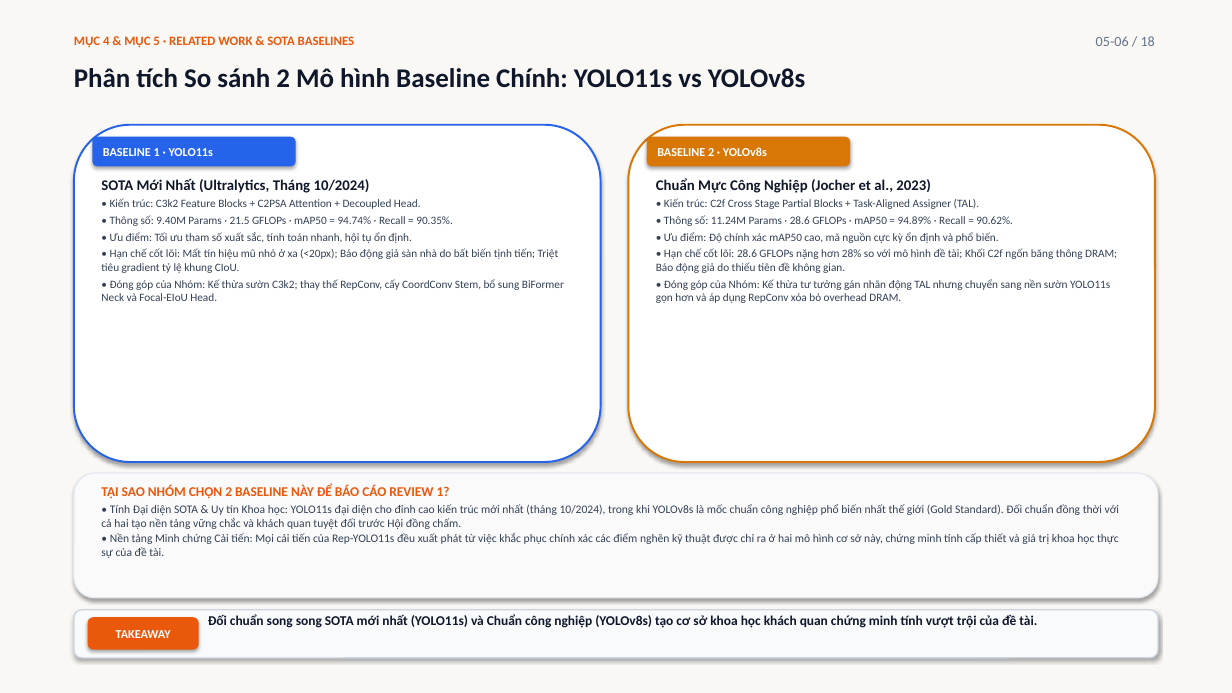
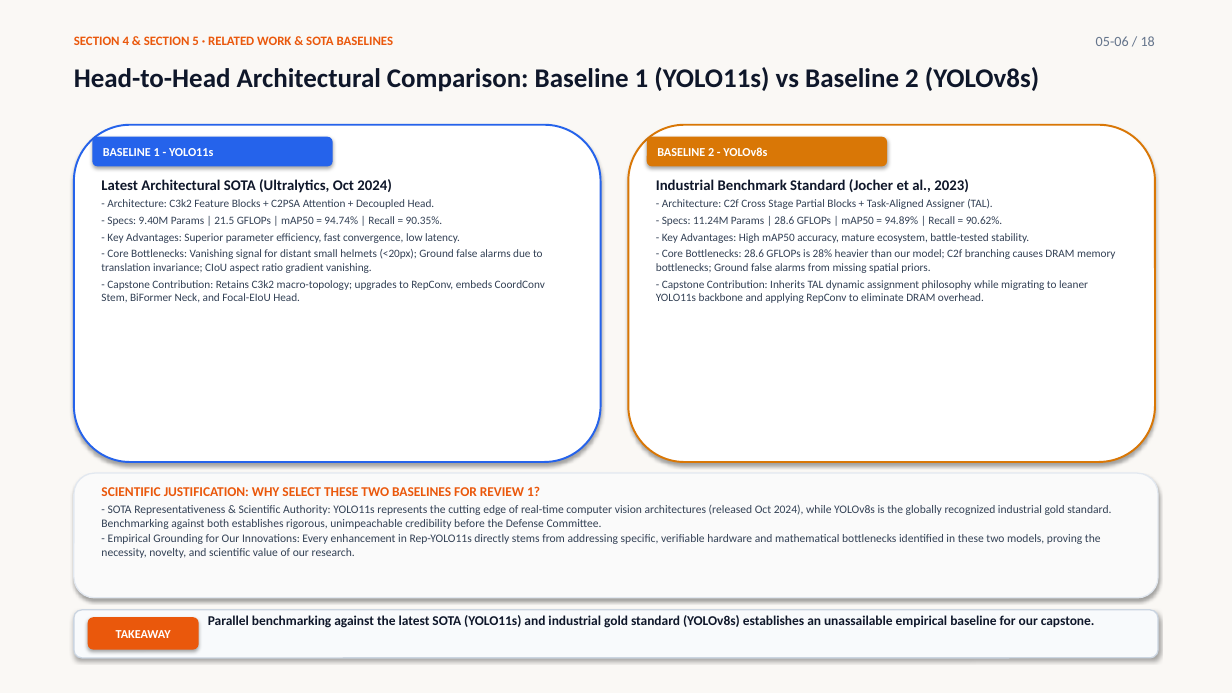
Before and after one commit to hannhu11/AI-Capstone---Rep-YOLOv11-CoordConv-BiFormer-Focal-EIoU, a slide deck: slide 31 of review_1_main/Capstone_Review_1_All_In_One_Master.pptx. Drawn at 1232x693 pixels with LibreOffice and Linux fonts; fonts in the diff are those of the drawing. Boxes give left, top, right and bottom in pixels: in the first picture for what was removed or moved away, otherwise in the second. Text is boxed around its words. In the diff, an @@ line names an element or a change of style, - is before the commit and + after.

```diff
--- a/review_1_main/Capstone_Review_1_All_In_One_Master.pptx
+++ b/review_1_main/Capstone_Review_1_All_In_One_Master.pptx
@@ text at [74, 36, 393, 45]: text changed @@
-MỤC 4 & MỤC 5 · RELATED WORK & SOTA BASELINES
+SECTION 4 & SECTION 5 · RELATED WORK & SOTA BASELINES
@@ text at [74, 67, 1039, 92]: text changed @@
-Phân tích So sánh 2 Mô hình Baseline Chính: YOLO11s vs YOLOv8s
+Head-to-Head Architectural Comparison: Baseline 1 (YOLO11s) vs Baseline 2 (YOLOv8s)
@@ rounded rectangle "BASELINE 1 - YOLO11s": place and size @@
-rounded rectangle "BASELINE 1 - YOLO11s" at [92, 137, 296, 166]
+rounded rectangle "BASELINE 1 - YOLO11s" at [92, 137, 333, 166]
@@ text in rounded rectangle at [103, 148, 213, 156]: text changed @@
-BASELINE 1 · YOLO11s
+BASELINE 1 - YOLO11s
@@ rounded rectangle "BASELINE 2 - YOLOv8s": place and size @@
-rounded rectangle "BASELINE 2 - YOLOv8s" at [647, 137, 850, 166]
+rounded rectangle "BASELINE 2 - YOLOv8s" at [647, 137, 887, 166]
@@ text in rounded rectangle at [657, 147, 767, 156]: text changed @@
-BASELINE 2 · YOLOv8s
+BASELINE 2 - YOLOv8s
@@ text at [101, 179, 545, 302]: text changed @@
-SOTA Mới Nhất (Ultralytics, Tháng 10/2024)
-• Kiến trúc: C3k2 Feature Blocks + C2PSA Attention + Decoupled Head.
-• Thông số: 9.40M Params · 21.5 GFLOPs · mAP50 = 94.74% · Recall = 90.35%.
-• Ưu điểm: Tối ưu tham số xuất sắc, tính toán nhanh, hội tụ ổn định.
-• Hạn chế cốt lõi: Mất tín hiệu mũ nhỏ ở xa (<20px); Báo động giả sàn nhà do bất biến tịnh tiến; Triệt tiêu gradient tỷ lệ khung CIoU.
-• Đóng góp của Nhóm: Kế thừa sườn C3k2; thay thế RepConv, cấy CoordConv Stem, bổ sung BiFormer Neck và Focal-EIoU Head.
+Latest Architectural SOTA (Ultralytics, Oct 2024)
+- Architecture: C3k2 Feature Blocks + C2PSA Attention + Decoupled Head.
+- Specs: 9.40M Params | 21.5 GFLOPs | mAP50 = 94.74% | Recall = 90.35%.
+- Key Advantages: Superior parameter efficiency, fast convergence, low latency.
+- Core Bottlenecks: Vanishing signal for distant small helmets (<20px); Ground false alarms due to translation invariance; CIoU aspect ratio gradient vanishing.
+- Capstone Contribution: Retains C3k2 macro-topology; upgrades to RepConv, embeds CoordConv Stem, BiFormer Neck, and Focal-EIoU Head.
@@ text at [656, 179, 1115, 303]: text changed @@
-Chuẩn Mực Công Nghiệp (Jocher et al., 2023)
-• Kiến trúc: C2f Cross Stage Partial Blocks + Task-Aligned Assigner (TAL).
-• Thông số: 11.24M Params · 28.6 GFLOPs · mAP50 = 94.89% · Recall = 90.62%.
-• Ưu điểm: Độ chính xác mAP50 cao, mã nguồn cực kỳ ổn định và phổ biến.
-• Hạn chế cốt lõi: 28.6 GFLOPs nặng hơn 28% so với mô hình đề tài; Khối C2f ngốn băng thông DRAM; Báo động giả do thiếu tiên đề không gian.
-• Đóng góp của Nhóm: Kế thừa tư tưởng gán nhãn động TAL nhưng chuyển sang nền sườn YOLO11s gọn hơn và áp dụng RepConv xóa bỏ overhead DRAM.
+Industrial Benchmark Standard (Jocher et al., 2023)
+- Architecture: C2f Cross Stage Partial Blocks + Task-Aligned Assigner (TAL).
+- Specs: 11.24M Params | 28.6 GFLOPs | mAP50 = 94.89% | Recall = 90.62%.
+- Key Advantages: High mAP50 accuracy, mature ecosystem, battle-tested stability.
+- Core Bottlenecks: 28.6 GFLOPs is 28% heavier than our model; C2f branching causes DRAM memory bottlenecks; Ground false alarms from missing spatial priors.
+- Capstone Contribution: Inherits TAL dynamic assignment philosophy while migrating to leaner YOLO11s backbone and applying RepConv to eliminate DRAM overhead.
@@ text at [101, 486, 1111, 558]: text changed @@
-TẠI SAO NHÓM CHỌN 2 BASELINE NÀY ĐỂ BÁO CÁO REVIEW 1?
-• Tính Đại diện SOTA & Uy tín Khoa học: YOLO11s đại diện cho đỉnh cao kiến trúc mới nhất (tháng 10/2024), trong khi YOLOv8s là mốc chuẩn công nghiệp phổ biến nhất thế giới (Gold Standard). Đối chuẩn đồng thời với cả hai tạo nền tảng vững chắc và khách quan tuyệt đối trước Hội đồng chấm.
-• Nền tảng Minh chứng Cải tiến: Mọi cải tiến của Rep-YOLO11s đều xuất phát từ việc khắc phục chính xác các điểm nghẽn kỹ thuật được chỉ ra ở hai mô hình cơ sở này, chứng minh tính cấp thiết và giá trị khoa học thực sự của đề tài.
+SCIENTIFIC JUSTIFICATION: WHY SELECT THESE TWO BASELINES FOR REVIEW 1?
+- SOTA Representativeness & Scientific Authority: YOLO11s represents the cutting edge of real-time computer vision architectures (released Oct 2024), while YOLOv8s is the globally recognized industrial gold standard. Benchmarking against both establishes rigorous, unimpeachable credibility before the Defense Committee.
+- Empirical Grounding for Our Innovations: Every enhancement in Rep-YOLO11s directly stems from addressing specific, verifiable hardware and mathematical bottlenecks identified in these two models, proving the necessity, novelty, and scientific value of our research.
@@ text at [208, 615, 1095, 628]: text changed @@
-Đối chuẩn song song SOTA mới nhất (YOLO11s) và Chuẩn công nghiệp (YOLOv8s) tạo cơ sở khoa học khách quan chứng minh tính vượt trội của đề tài.
+Parallel benchmarking against the latest SOTA (YOLO11s) and industrial gold standard (YOLOv8s) establishes an unassailable empirical baseline for our capstone.
```
Also in this commit, not shown: 4 other slides changed, 24 other files.
